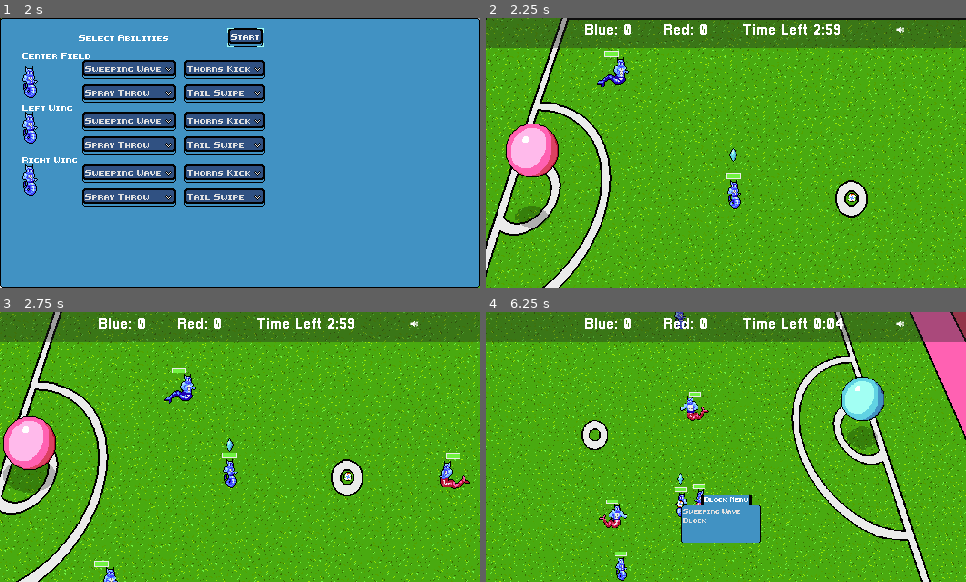
Above: before the commit, frames 1-4 (two rows, left to right).
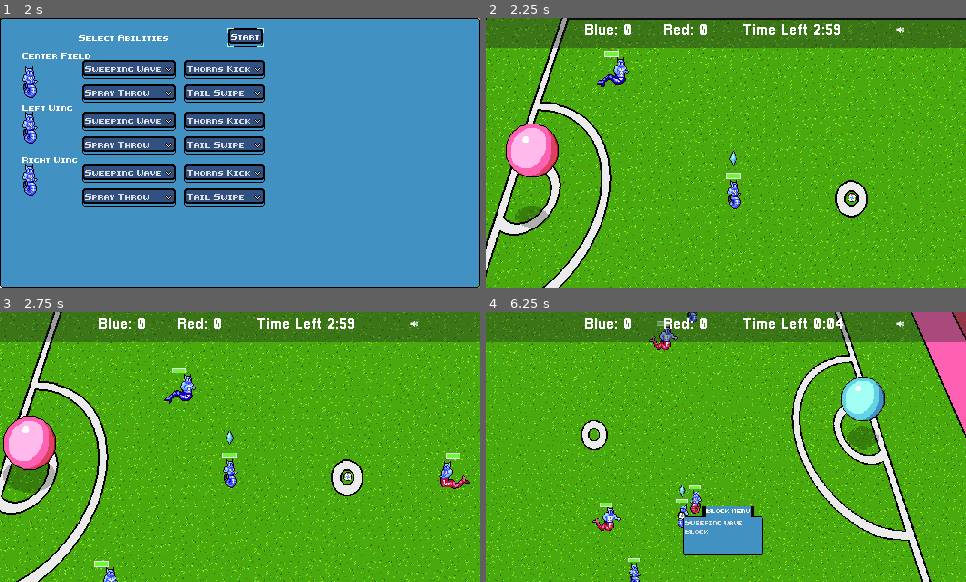
Above: after the commit, the same moments.

Repository: gamkedo-la/Elementaball
Game: Godot game, scene res://UI/StartMenu.tscn
The game is run twice, just before and just after one commit, with the same random seed, the same clock (stepped at 60 frames per second) and the same inputs.
Inputs (mouse positions are in pixels of both pictures, inside the frame that each line leads up to):
- Up to frame 1 (2 s): click "New Game" at 0.5 s; click "Next" at 1.25 s
- Up to frame 2 (2.25 s): click "Start" at 2 s
- Up to frame 3 (2.75 s): no input
- Up to frame 4 (6.25 s): move the mouse to (802, 328) at 2.77 s; hold Right (ui_right) 2.78-3.53 s; hold T (time_hack) 2.78-3.53 s; move the mouse to (630, 460) at 3.52 s; hold Down (ui_down) 3.53-4.28 s; tap T (time_hack) at 3.6, 5.1 s; move the mouse to (774, 387) at 4.27 s; hold Right (ui_right) 4.28-5.03 s; hold T (time_hack) 4.28-5.03 s; move the mouse to (702, 501) at 5.02 s; hold Up (ui_up) 5.03-5.78 s; move the mouse to (870, 487) at 5.77 s; hold Left (ui_left) from 5.78 s (still down); hold T (time_hack) from 5.78 s (still down)

Frame 1 is identical in both runs. In frame 2, less than 0.1% of the frame differs, in the area x 50-53%, y 48-55%; in frame 3, less than 0.1%; in frame 4, 12%, in the area x 0-100%, y 0-100%.

Commit message:
Fixed AI steering, blocking bug

Diff:
--- a/Field and Equipment/Ball.gd
+++ b/Field and Equipment/Ball.gd
@@ -336,7 +336,6 @@
 	#if enemy is tackling the player, they have a chance to defend. TODO: Allow AI to defend as well
 	if enemyPossession == true or target.controlling != true:
 		target.try_block()
-		yield(self, "blocked")
 
 		var damageReduction = calc_damage_reduction(tackledType)
 		totalDamage = ((totalDamage * damageReduction) - blocker.power)
--- a/Node2D.tscn
+++ b/Node2D.tscn
@@ -411,6 +411,7 @@
 
 [node name="AnimatedSprite" parent="Player/Health Bar" index="1"]
 visible = true
+frame = 5
 
 [node name="AnimationTree" parent="Player" index="1"]
 parameters/playback = SubResource( 1 )
@@ -429,6 +430,9 @@
 fieldPosition = "PlayerLeft"
 starting_stats = ExtResource( 10 )
 
+[node name="AnimatedSprite" parent="Player2/Health Bar" index="1"]
+frame = 5
+
 [node name="AnimationTree" parent="Player2" index="1"]
 parameters/playback = SubResource( 2 )
 
@@ -441,6 +445,9 @@
 fieldPosition = "PlayerRight"
 starting_stats = ExtResource( 10 )
 
+[node name="AnimatedSprite" parent="Player3/Health Bar" index="1"]
+frame = 5
+
 [node name="AnimationTree" parent="Player3" index="1"]
 parameters/playback = SubResource( 3 )
 
@@ -455,7 +462,6 @@
 z_index = 3
 frames = SubResource( 16 )
 animation = "plant ball"
-frame = 2
 playing = true
 script = ExtResource( 16 )
 
@@ -534,7 +540,7 @@
 [node name="AnimatedSprite" parent="Enemy/Health Bar" index="1"]
 position = Vector2( 7.8787, -8.25085 )
 animation = "default"
-frame = 2
+frame = 5
 
 [node name="AnimationTree" parent="Enemy" index="5"]
 parameters/playback = SubResource( 17 )
@@ -561,7 +567,7 @@
 
 [node name="AnimatedSprite" parent="Enemy3/Health Bar" index="1"]
 animation = "default"
-frame = 2
+frame = 5
 
 [node name="AnimationTree" parent="Enemy3" index="5"]
 parameters/playback = SubResource( 18 )
@@ -584,7 +590,7 @@
 
 [node name="AnimatedSprite" parent="Enemy2/Health Bar" index="1"]
 animation = "default"
-frame = 2
+frame = 5
 
 [node name="EnemyCollider" parent="Enemy2" index="3"]
 rotation = 1.52987
--- a/Players/AIPlayer.gd
+++ b/Players/AIPlayer.gd
@@ -166,7 +166,6 @@
 				defend_zone()
 
 			if ball.selecting == false:
-				#velocity = move_and_slide(velocity)
 				check_and_slide(velocity)
 
 	elif ball.selecting == false and controlling == false:
@@ -468,11 +467,12 @@
 			tackleMenu.rect_position = self.global_position
 		else:
 			ball.calc_tackle_damage(type)
-			yield(ball, "calculated")
-			intercepting = false
-			tacklerIsSelf = false
-			SceneController.emit_signal("inPossession", self)
-			SceneController.emit_signal("tackling", false)
+
+		yield(ball, "calculated")
+		intercepting = false
+		tacklerIsSelf = false
+		SceneController.emit_signal("inPossession", self)
+		SceneController.emit_signal("tackling", false)
 	start_steal_cooldown()
 
 func start_steal_cooldown():
--- a/Players/SteeringNode.gd
+++ b/Players/SteeringNode.gd
@@ -4,7 +4,7 @@
 onready var player = get_parent()
 onready var boundary = get_node("../../Boundary Line")
 
-onready var max_speed = player.speed
+onready var max_speed = 350
 export var steer_force = 0.05
 export var look_ahead = 100
 export var num_rays = 8
@@ -28,14 +28,48 @@
 		var angle = i * 2 * PI / num_rays
 		ray_directions[i] = Vector2.RIGHT.rotated(angle)
 
-func steer(_delta):
+func steer(delta):
 	set_interest()
 	set_danger()
 	choose_direction()
+	#Find the trajectory we'd like to be on
 	var desired_velocity = (chosen_dir).normalized() * (max_speed/2)
+
+
 	velocity = velocity.linear_interpolate(desired_velocity, steer_force)
-	player.velocity = player.move_and_slide(velocity)
+	player.velocity = velocity
 	update()
+
+func find_final_heading(desired_velocity, delta):
+		#How fast can we rotate each step (in degrees for now)
+	var steer_speed = 15
+	#What's the difference between my current position and my desired trajectorry?
+	var relativeAngle = player.position.angle_to(desired_velocity)
+	var magnitude
+	#If the angle to where I want to go is large, I need to slow down and turn.
+	if relativeAngle > -0.5 and relativeAngle < 0.5:
+		magnitude = max_speed
+	else:
+		magnitude = max_speed/2
+
+	#If my desired path is to the left, turn left at my steering speed
+	if relativeAngle < 0:
+		steer_speed = -deg2rad(steer_speed)
+
+		#
+		velocity = transform.x * magnitude
+		var newHeading = velocity.rotated(steer_speed) * delta
+		newHeading = newHeading.normalized()
+		velocity = newHeading * velocity.length()
+	#If it's right, turn right
+	elif relativeAngle > 0:
+		steer_speed = deg2rad(steer_speed)
+		#velocity.x = sin(steer_speed)*magnitude
+		#velocity.y = cos(steer_speed)*magnitude
+		velocity = transform.x * magnitude
+		var newHeading = velocity.rotated(steer_speed) * delta
+		newHeading = newHeading.normalized()
+		velocity = newHeading * velocity.length()
 
 func set_interest():
 # Set interest in each slot based on world direction
Not shown, added: Sounds/Menu Music.mp3.import
Not shown, added: Sounds/characterknockout.wav.import
Not shown, added: Sounds/Menu Music.mp3
